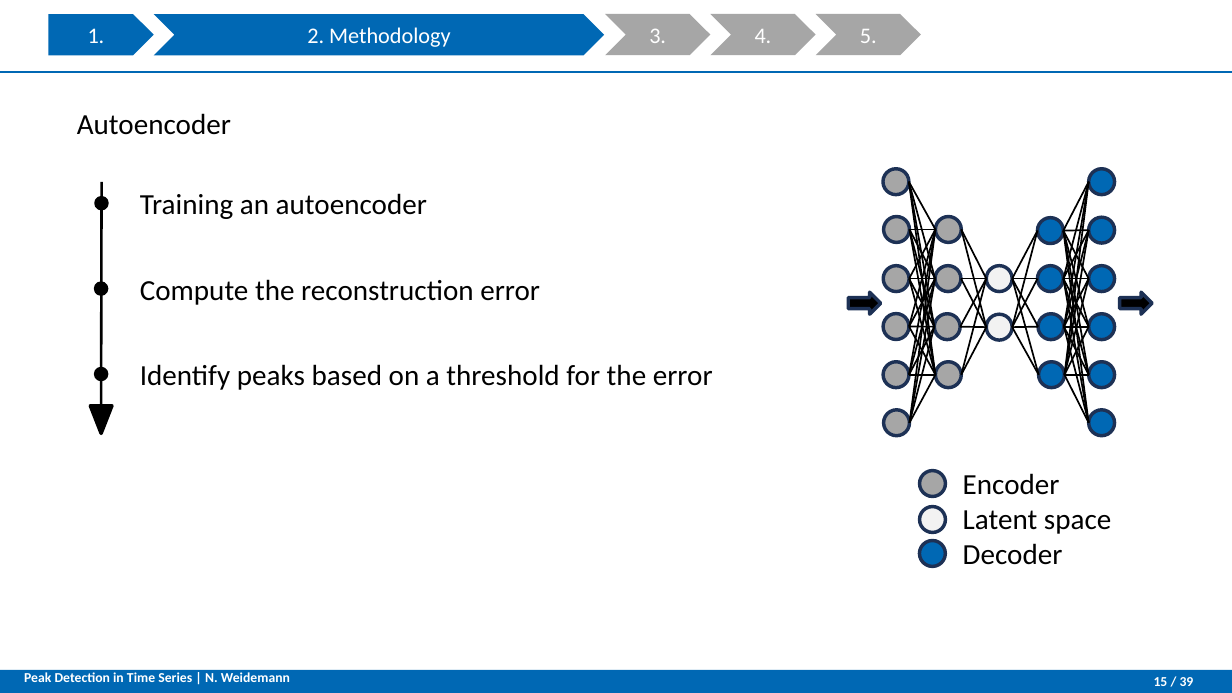
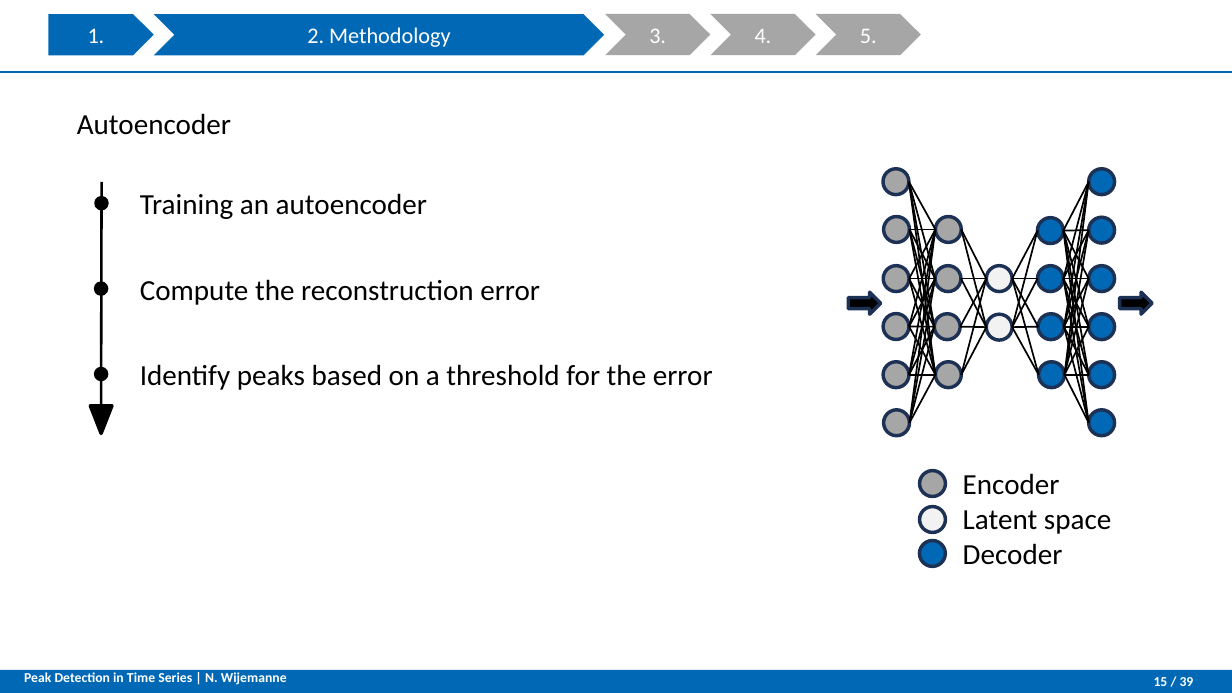
Before and after one commit to NatDharindri/AMSGroup2, a slide deck: slide 15 of Final presentation V9.pptx. Drawn at 1232x693 pixels with LibreOffice and Linux fonts; fonts in the diff are those of the drawing; background and template pictures are left out. Boxes give left, top, right and bottom in pixels: in the first picture for what was removed or moved away, otherwise in the second. Text is boxed around its words. In the diff, an @@ line names an element or a change of style, - is before the commit and + after.

```diff
--- a/Final presentation V9.pptx
+++ b/Final presentation V9.pptx
@@ text at box(24, 672, 287, 685): text changed @@
-Peak Detection in Time Series | N. Weidemann
+Peak Detection in Time Series | N. Wijemanne
```
Also in this commit, not shown: 3 other slides changed.
